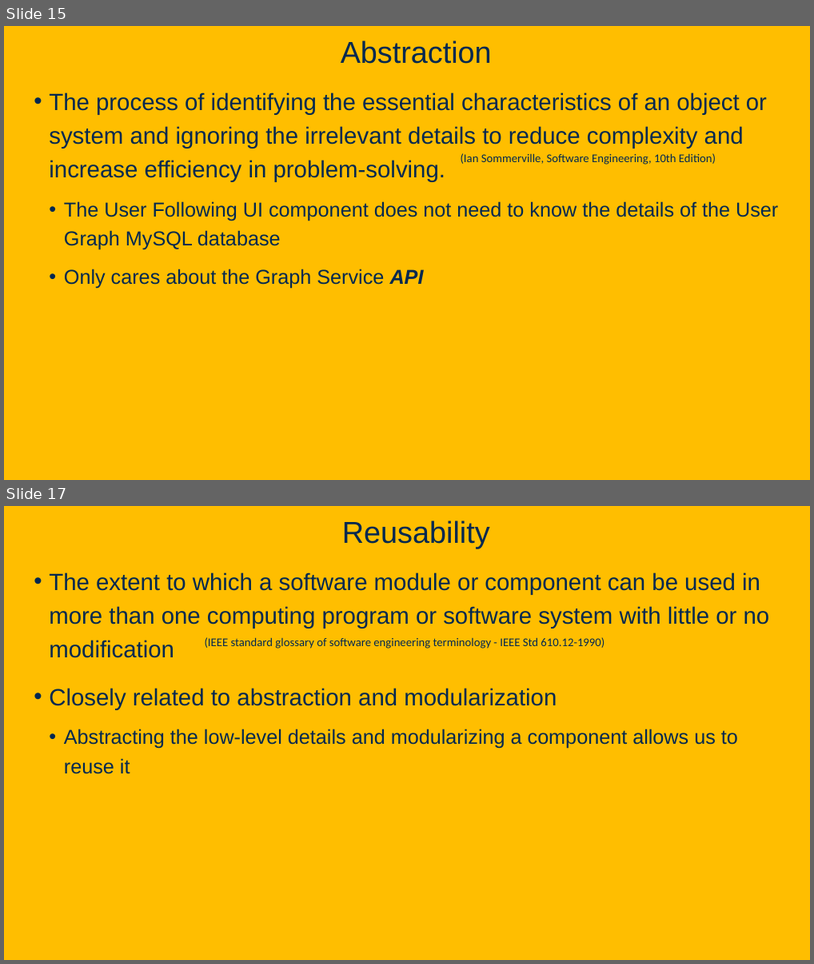
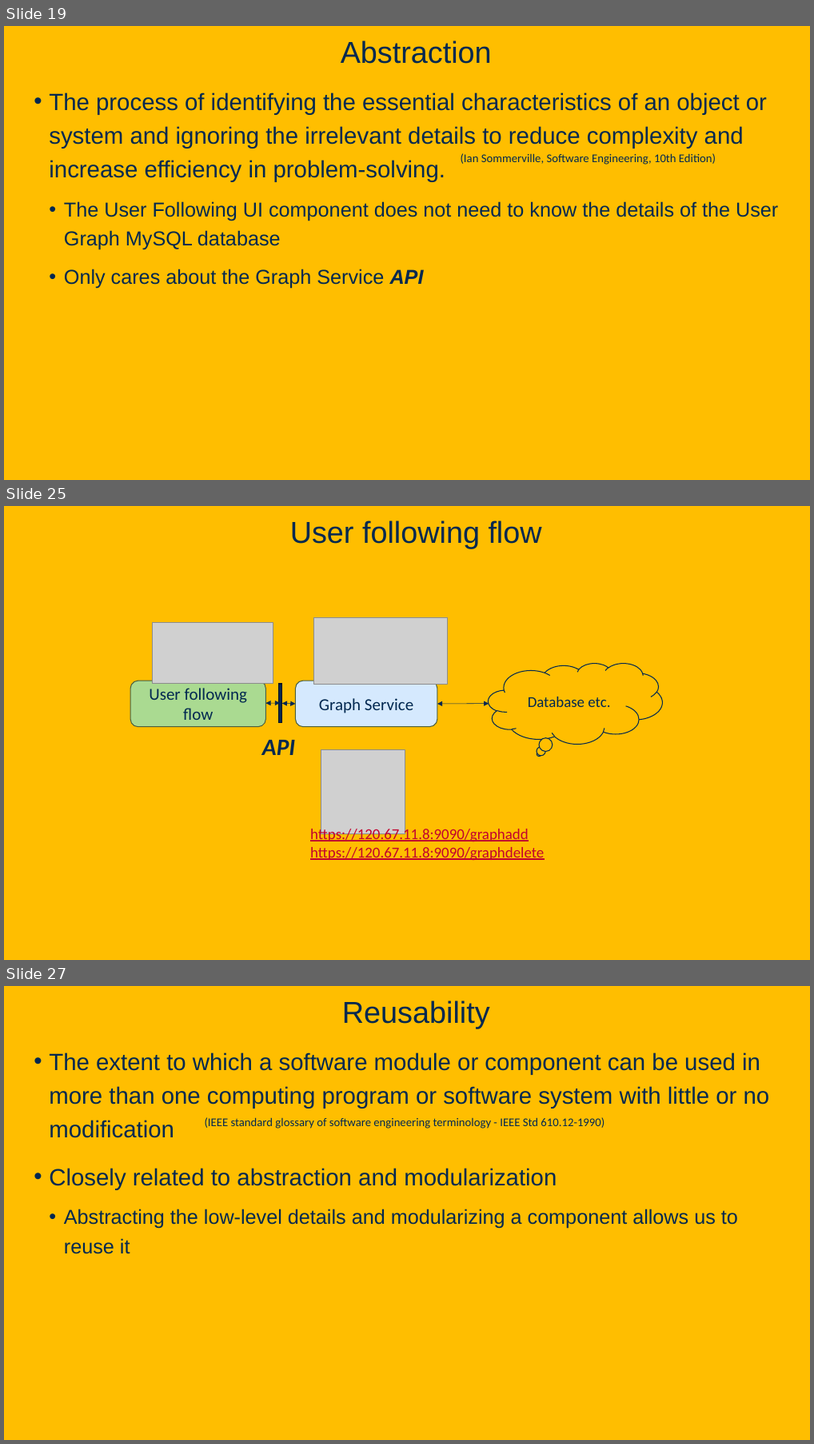
Before and after one commit to davsec-teaching/ecs160-f25, a slide deck: slides/1_logistics_and_course_introduction.pptx. Shown one above the other, each under a label of ours: slides 15 and 17 before the commit, slides 19, 25 and 27 after it; the slides between them are not shown. The pictures are 814x964 and 814x1444 pixels, drawn with LibreOffice and Linux fonts; fonts in the diff are those of the drawing; grey boxes stand for pictures; background and template pictures are left out. Boxes give left, top, right and bottom in pixels: in the first picture for what was removed or moved away, otherwise in the second. Text is boxed around its words. In the diff, an @@ line names an element or a change of style, - is before the commit and + after.

```diff
--- a/slides/1_logistics_and_course_introduction.pptx
+++ b/slides/1_logistics_and_course_introduction.pptx
@@ slide 25 added at (x1=4, y1=506, x2=810, y2=960), background picture (left out) @@
@@ title added at (x1=290, y1=520, x2=542, y2=548), 36 pt, text #022850 @@
+User following flow
@@ picture added at (x1=152, y1=623, x2=274, y2=684) @@
@@ picture added at (x1=314, y1=617, x2=447, y2=684) @@
@@ thought cloud added at (x1=489, y1=664, x2=662, y2=744), fill #FFBE00, outline #022850 1 pt, 18 pt, text #022850 @@
+Database etc.
@@ rounded rectangle added at (x1=130, y1=681, x2=266, y2=727), fill #AADA91, outline #4B6040 1 pt, 20 pt, text #022850 @@
+User following flow
@@ rectangle added at (x1=279, y1=684, x2=282, y2=723), fill #022850, outline #011223 1 pt @@
@@ rounded rectangle added at (x1=295, y1=681, x2=438, y2=727), fill #D5E9FE, outline #4B6040 1 pt, 20 pt, text #022850 @@
+Graph Service
@@ double arrow added from (266, 704) to (280, 703), #022850 0.5 pt @@
@@ double arrow added from (282, 704) to (295, 704), #022850 0.5 pt @@
@@ double arrow added from (438, 704) to (489, 704), #022850 0.5 pt @@
@@ text added at (x1=262, y1=740, x2=295, y2=755), 28 pt, text #022850, bold, italic @@
+API
@@ picture added at (x1=321, y1=750, x2=405, y2=834) @@
@@ text added at (x1=310, y1=826, x2=544, y2=860), 18 pt, text #C1022F, underline @@
+https://120.67.11.8:9090/graphadd
+https://120.67.11.8:9090/graphdelete
@@ what was slide 15 is now slide 19 @@
@@ what was slide 17 is now slide 27 @@
```
Also in this commit, not shown: 11 slides changed, 11 other slides added.
